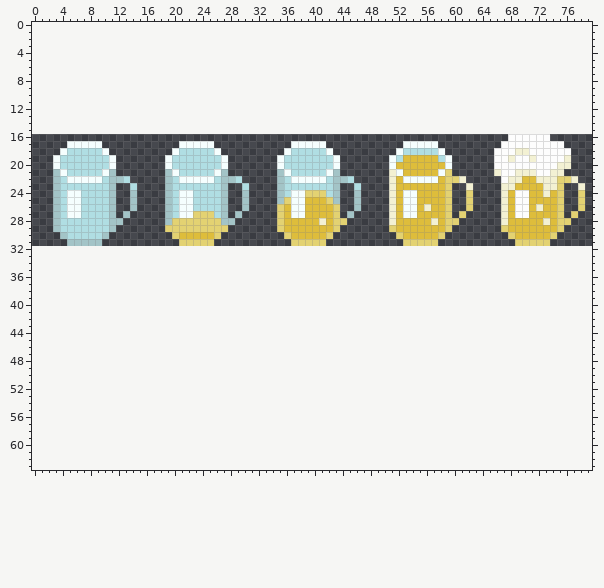
Two versions of one sprite sheet, src/game/sprites/data/beer-glass-lg.png. Above is the file before it was changed.
The file is 80x16 pixels. The old version is drawn lined up with the new one, on the new canvas.
The result:
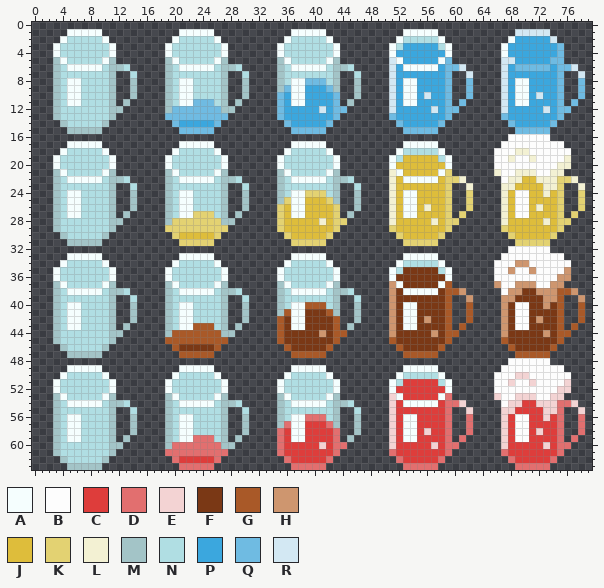
Palette (. is transparent): A #f5fefe  B #fdfdfd  C #de3d3b  D #e26f6f  E #f3d3d3  F #7a3815  G #a95928  H #ce966f  J #debd3b  K #e3d272  L #f3f1d3  M #a3c4c7  N #b0dee3  P #3ba7de  Q #6fbbe2  R #d3e8f3
Author's note on the commit: Different colors for different beers
From old to new:
canvas 80x16 -> 80x64, the old top-left corner now at 0,16
@@ x 0..79 @@
  0 ................................................................................
- 1 ................................................................................
- 2 ................................................................................
- 3 ................................................................................
- 4 ................................................................................
- 5 ................................................................................
- 6 ................................................................................
- 7 ................................................................................
- 8 ................................................................................
- 9 ................................................................................
-10 ................................................................................
-11 ................................................................................
-12 ................................................................................
-13 ................................................................................
-14 ................................................................................
-15 ................................................................................
+ 1 .....AAAAA...........AAAAA...........AAAAA...........AAAAA...........RRRRR......
+ 2 ....ANNNNNA.........ANNNNNA.........ANNNNNA.........ANNNNNA.........APPPPPR.....
+ 3 ...ANNNNNNNA.......ANNNNNNNA.......ANNNNNNNA.......ANPPPPPNA.......APPPPPPPQ....
+ 4 ...ANNNNNNNA.......ANNNNNNNA.......ANNNNNNNA.......APPPPPPPA.......APPPPPPPQ....
+ 5 ...MANNNNNAM.......MANNNNNAM.......MANNNNNAM.......RAPPPPPAQ.......RRPPPPPQQ....
+ 6 ...MNAAAAANMMN.....MNAAAAANMMN.....MNAAAAANMMN.....RPAAAAAPQQR.....RPQQQQQPQQR..
+ 7 ...MNNNNNNNM..N....MNNNNNNNM..N....MNNNNNNNM..N....RPPPPPPPQ..R....RPPPPPPPQ..R.
+ 8 ...MNAANNNNM..M....MNAANNNNM..M....MNAAQQQNM..M....RPAAPPPPQ..Q....RPAAPPPPQ..Q.
+ 9 ...MNAANNNNM..M....MNAANNNNM..M....MQAAPPPQM..M....RPAAPPPPQ..Q....RPAAPPPPQ..Q.
+10 ...MNAANNNNM..M....MNAANNNNM..M....QPAAPPPPQ..M....RPAAPRPPQ..Q....RPAAPRPPQ..Q.
+11 ...MNAANNNNM.M.....MNAAQQQNM.M.....QPAAPPPPQ.M.....RPAAPPPPQ.Q.....RPAAPPPPQ.Q..
+12 ...MNNNNNNNMM......MQQQQQQQMM......QPPPPPRPQQ......RPPPPPRPQQ......RPPPPPRPQQ...
+13 ...MNNNNNNNM.......QQQQQQQQQ.......QPPPPPPPQ.......QPPPPPPPQ.......QPPPPPPPQ....
+14 ....MNNNNNM.........QPPPPPQ.........QPPPPPQ.........QPPPPPQ.........QPPPPPQ.....
+15 .....MMMMM...........QQQQQ...........QQQQQ...........QQQQQ...........QQQQQ......
 16 ....................................................................BBBBBB......
@@ x 0..79 @@
 31 .....MMMMM...........KKKKK...........KKKKK...........KKKKK...........KKKKK......
-32 ................................................................................
-33 ................................................................................
-34 ................................................................................
-35 ................................................................................
-36 ................................................................................
-37 ................................................................................
-38 ................................................................................
-39 ................................................................................
-40 ................................................................................
-41 ................................................................................
-42 ................................................................................
-43 ................................................................................
-44 ................................................................................
-45 ................................................................................
-46 ................................................................................
-47 ................................................................................
-48 ................................................................................
-49 ................................................................................
-50 ................................................................................
-51 ................................................................................
-52 ................................................................................
-53 ................................................................................
-54 ................................................................................
-55 ................................................................................
-56 ................................................................................
-57 ................................................................................
-58 ................................................................................
-59 ................................................................................
-60 ................................................................................
-61 ................................................................................
-62 ................................................................................
-63 ................................................................................
+32 ....................................................................BBBBBB......
+33 .....AAAAA...........AAAAA...........AAAAA...........AAAAA.........BBBBBBBBB....
+34 ....ANNNNNA.........ANNNNNA.........ANNNNNA.........ANNNNNA.......BBBHHBBBBBB...
+35 ...ANNNNNNNA.......ANNNNNNNA.......ANNNNNNNA.......ANFFFFFNA......BBHBBHBBBBH...
+36 ...ANNNNNNNA.......ANNNNNNNA.......ANNNNNNNA.......AFFFFFFFA......BBBBBBBBBHH...
+37 ...MANNNNNAM.......MANNNNNAM.......MANNNNNAM.......HAFFFFFAG......HBBHHHBBHH....
+38 ...MNAAAAANMMN.....MNAAAAANMMN.....MNAAAAANMMN.....HFAAAAAFGGH.....BHHFFHHHGGH..
+39 ...MNNNNNNNM..N....MNNNNNNNM..N....MNNNNNNNM..N....HFFFFFFFG..H....HHFFFFHHG..H.
+40 ...MNAANNNNM..M....MNAANNNNM..M....MNAAGGGNM..M....HFAAFFFFG..G....HFBBFFHFG..G.
+41 ...MNAANNNNM..M....MNAANNNNM..M....MGAAFFFGM..M....HFAAFFFFG..G....HFBBFFFFG..G.
+42 ...MNAANNNNM..M....MNAANNNNM..M....GFAAFFFFG..M....HFAAFHFFG..G....HFBBFHFFG..G.
+43 ...MNAANNNNM.M.....MNAAGGGNM.M.....GFAAFFFFG.M.....HFAAFFFFG.G.....HFBBFFFFG.G..
+44 ...MNNNNNNNMM......MGGGGGGGMM......GFFFFFHFGG......HFFFFFHFGG......HFFFFFHFGG...
+45 ...MNNNNNNNM.......GGGGGGGGG.......GFFFFFFFG.......GFFFFFFFG.......GFFFFFFFG....
+46 ....MNNNNNM.........GFFFFFG.........GFFFFFG.........GFFFFFG.........GFFFFFG.....
+47 .....MMMMM...........GGGGG...........GGGGG...........GGGGG...........GGGGG......
+48 ....................................................................BBBBBB......
+49 .....AAAAA...........AAAAA...........AAAAA...........AAAAA.........BBBBBBBBB....
+50 ....ANNNNNA.........ANNNNNA.........ANNNNNA.........ANNNNNA.......BBBEEBBBBBB...
+51 ...ANNNNNNNA.......ANNNNNNNA.......ANNNNNNNA.......ANCCCCCNA......BBEBBEBBBBE...
+52 ...ANNNNNNNA.......ANNNNNNNA.......ANNNNNNNA.......ACCCCCCCA......BBBBBBBBBEE...
+53 ...MANNNNNAM.......MANNNNNAM.......MANNNNNAM.......EACCCCCAD......EBBEEEBBEE....
+54 ...MNAAAAANMMN.....MNAAAAANMMN.....MNAAAAANMMN.....ECAAAAACDDE.....BEECCEEEDDE..
+55 ...MNNNNNNNM..N....MNNNNNNNM..N....MNNNNNNNM..N....ECCCCCCCD..E....EECCCCEED..E.
+56 ...MNAANNNNM..M....MNAANNNNM..M....MNAADDDNM..M....ECAACCCCD..D....ECBBCCECD..D.
+57 ...MNAANNNNM..M....MNAANNNNM..M....MDAACCCDM..M....ECAACCCCD..D....ECBBCCCCD..D.
+58 ...MNAANNNNM..M....MNAANNNNM..M....DCAACCCCD..M....ECAACECCD..D....ECBBCECCD..D.
+59 ...MNAANNNNM.M.....MNAADDDNM.M.....DCAACCCCD.M.....ECAACCCCD.D.....ECBBCCCCD.D..
+60 ...MNNNNNNNMM......MDDDDDDDMM......DCCCCCECDD......ECCCCCECDD......ECCCCCECDD...
+61 ...MNNNNNNNM.......DDDDDDDDD.......DCCCCCCCD.......DCCCCCCCD.......DCCCCCCCD....
+62 ....MNNNNNM.........DCCCCCD.........DCCCCCD.........DCCCCCD.........DCCCCCD.....
+63 .....MMMMM...........DDDDD...........DDDDD...........DDDDD...........DDDDD......
